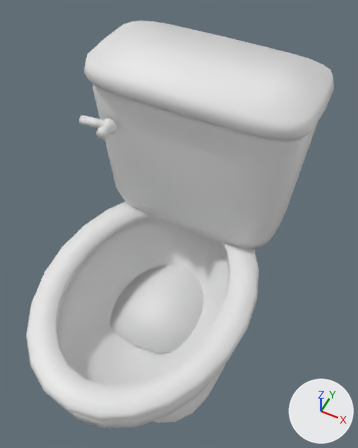
An edit to the FBX model Govno/Assets/VictorianProps/Models/01_Toilet.fbx, drawn before and after from the same camera.
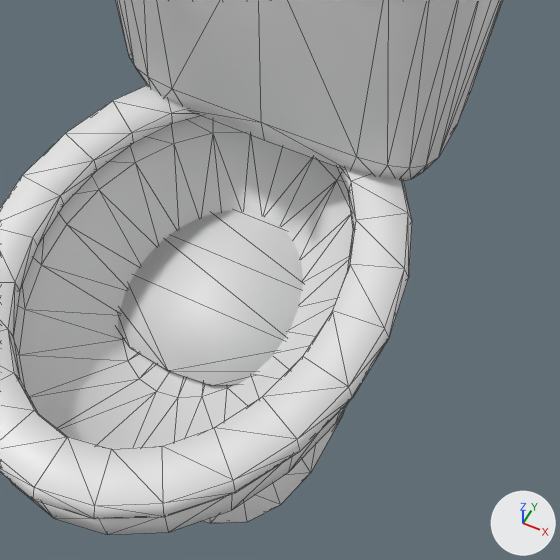
Each version is shown whole from a camera (50 mm lens) standing at (0.32, -0.518, 1.26) and looking at (0.002, 0.118, 0.466), then close up on the part from 14% to 93% of the width and 35% to 99% of the height. The axes (+X, +Y, +Z) are drawn at lower right. The lights are the same throughout. The older version's two pictures come first. The close-ups show mesh edges as thin lines. Materials are left out; every surface is plain grey.

The older version as bpy lines, for what is in view:
```python
me_pedestal_001 = bpy.data.meshes.new('Pedestal.001')
me_pedestal_001.from_pydata(...)  # 832 vertices, 1624 faces; spans x -0.225..0.225, y -0.307..0.35, z 0.0..0.78
# faces by material slot: [1188, 392, 44]
me_pedestal_001.materials.append(mat_ivory_porcelain)
me_pedestal_001.materials.append(mat_nickel)
me_pedestal_001.materials.append(mat_iron)
ob_01_toilet = bpy.data.objects.new('01_Toilet', me_pedestal_001)
ob_01_toilet.location = (0.0, 0.0, 0.0)
```
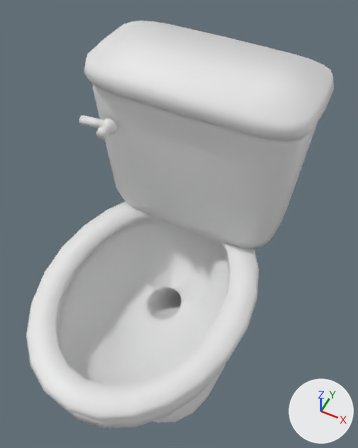
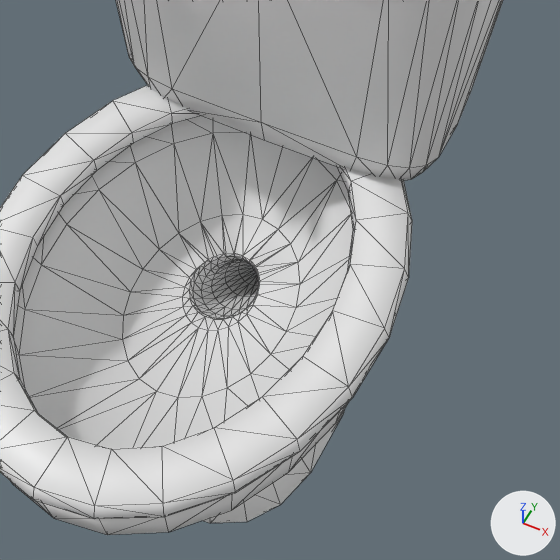
Location of each change, [x1, y1, x2, y2] in pixels of the close-ups (560 x 560 px):
part 1 of me_pedestal_001, cut back
    before: [118, 210, 303, 386]
    after: [179, 215, 300, 330]

The edits, one by one:
me_pedestal_001 is used by ob_01_toilet; location (0.0, 0.0, 0.0).
me_pedestal_001 had 832 vertices, 1624 faces and spanned x -0.225..0.225, y -0.307..0.35, z 0.0..0.78.
me_pedestal_001 now has 908 vertices, 1784 faces and spans x -0.225..0.225, y -0.307..0.35, z 0.0..0.78.
me_pedestal_001 part 1: 8 vertices moved from x -0.116..0.087, y 0.075..0.224, z 0.235..0.275 to x -0.116..0.111, y 0.083..0.224, z 0.249..0.26; 34 vertices removed from x -0.12..0.12, y -0.09..0.23, z 0.235..0.275; 214 vertices added at x -0.12..0.12, y -0.076..0.23, z 0.159..0.26.
Other edits to the shape of me_pedestal_001 do not show in these pictures.
